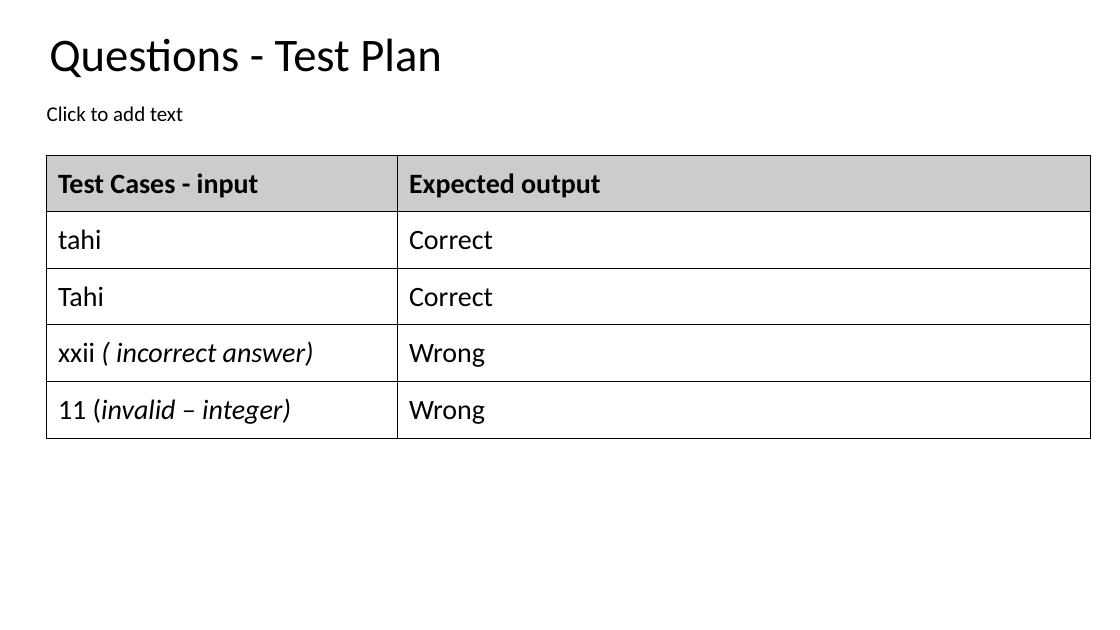
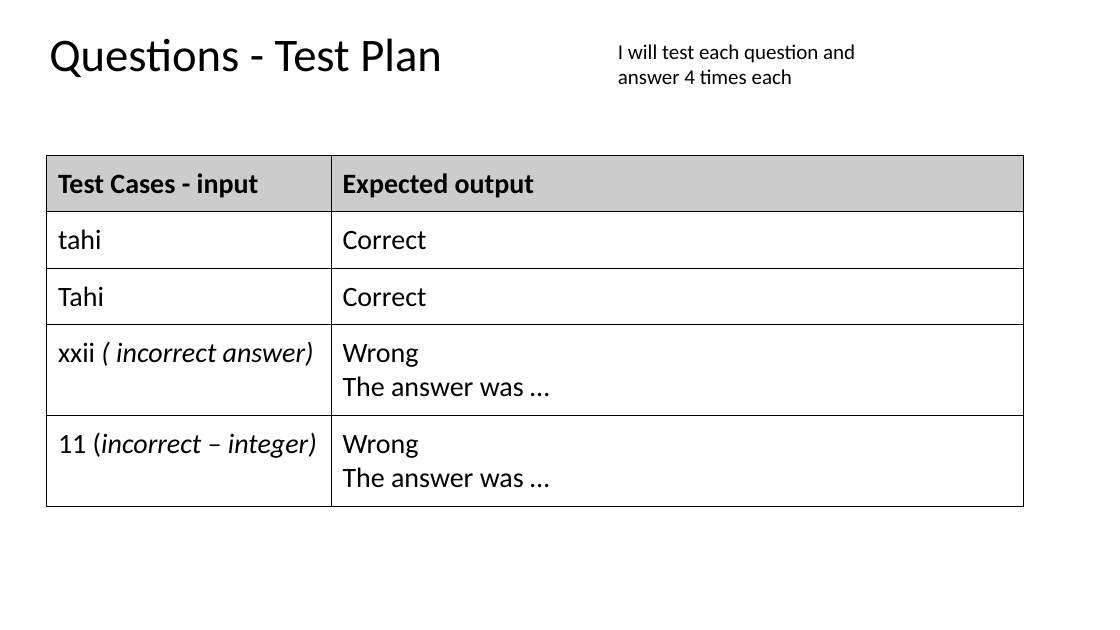
Before and after one commit to jireh-t/Assessment, a slide deck: slide 13 of 1.7 and 1.8 documentation.pptx. Drawn at 1120x630 pixels with LibreOffice and Linux fonts; fonts in the diff are those of the drawing. Boxes give left, top, right and bottom in pixels: in the first picture for what was removed or moved away, otherwise in the second. Text is boxed around its words. In the diff, an @@ line names an element or a change of style, - is before the commit and + after.

```diff
--- a/1.7 and 1.8 documentation.pptx
+++ b/1.7 and 1.8 documentation.pptx
@@ text added at box(618, 44, 855, 84), 18 pt, text #000000 @@
+I will test each question and answer 4 times each
@@ text removed at box(47, 106, 183, 121) @@
-Click to add text
@@ table at box(47, 155, 1025, 502) @@
-row 4, column 2: Wrong
+row 4, column 2: Wrong / The answer was …
-row 5, column 1: 11 (invalid – integer)
+row 5, column 1: 11 (incorrect – integer)
-row 5, column 2: Wrong
+row 5, column 2: Wrong / The answer was …
@@ table: place and size @@
-table at box(47, 155, 1091, 435)
+table at box(47, 155, 1025, 502)
```
Also in this commit, not shown: 2 other slides changed, 3 slides added, 2 slides removed, 2 other files.
